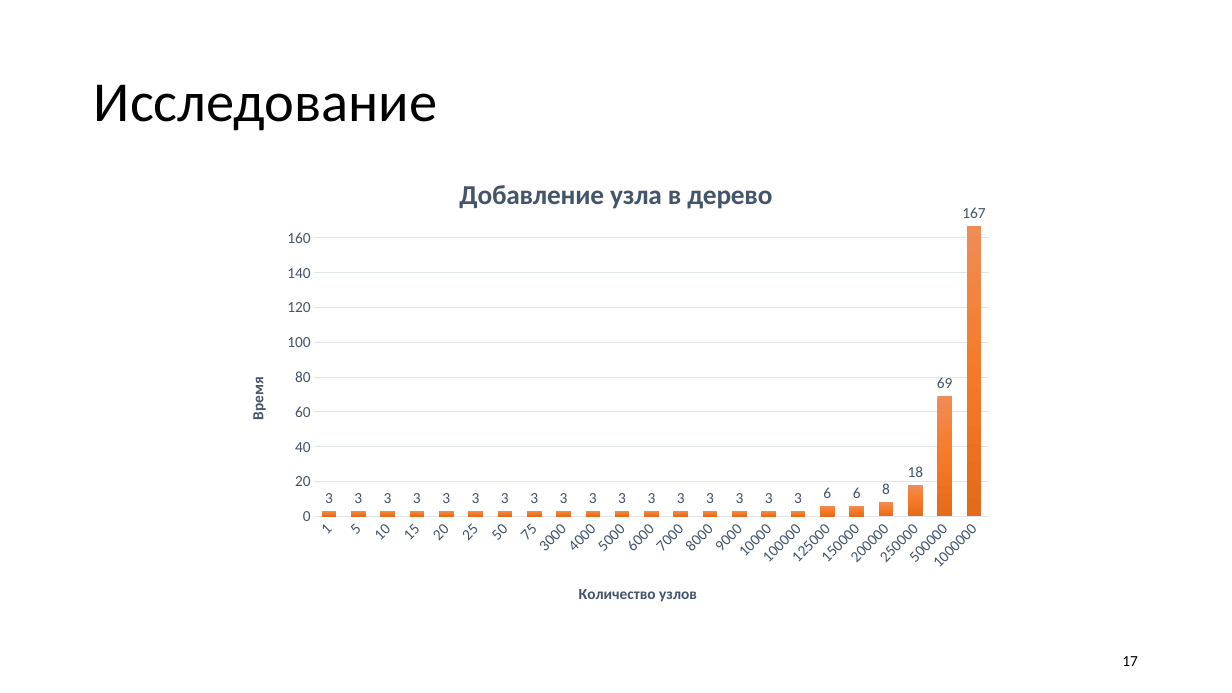
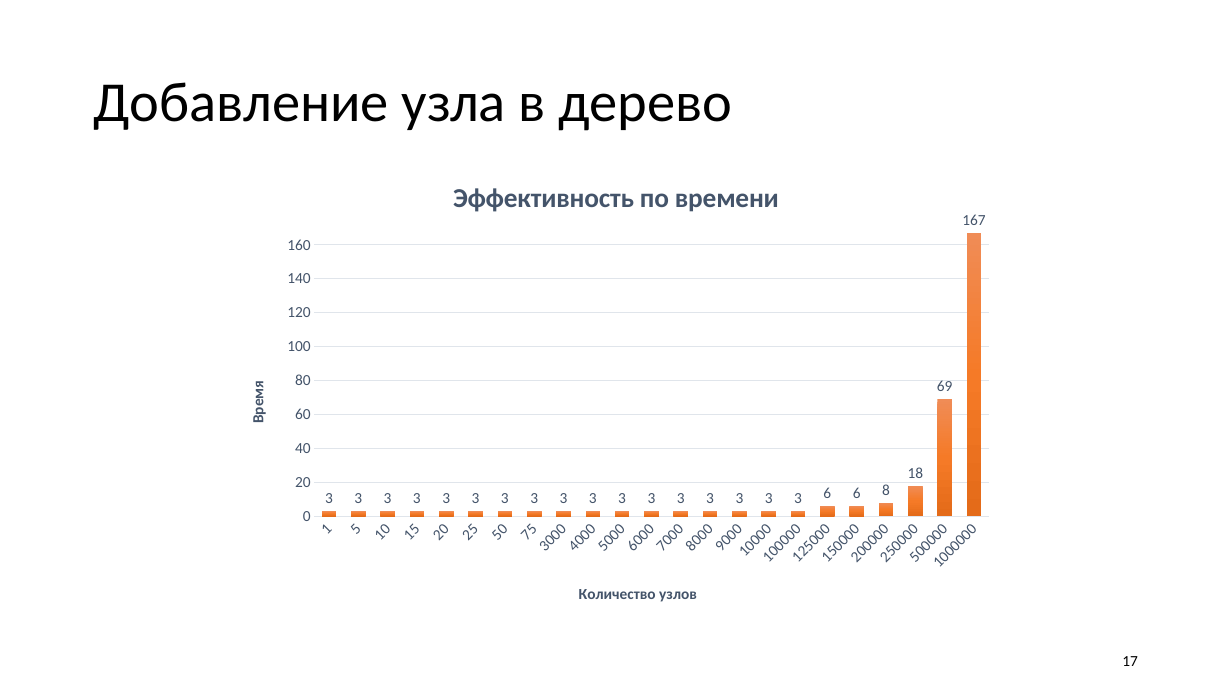
Before and after one commit to nikitachurganov/Interval-Tree, a slide deck: slide 17 of АиСД дерево.pptx. Drawn at 1232x693 pixels with LibreOffice and Linux fonts; fonts in the diff are those of the drawing. Boxes give left, top, right and bottom in pixels: in the first picture for what was removed or moved away, otherwise in the second. Text is boxed around its words. In the diff, an @@ line names an element or a change of style, - is before the commit and + after.

```diff
--- a/АиСД дерево.pptx
+++ b/АиСД дерево.pptx
@@ title at (94,82,733,131): text changed @@
-Исследование
+Добавление узла в дерево
@@ column chart at (228,159,1005,624) @@
@@ title "Добавление узла в дерево " to "Эффективность по времени " @@
```
Also in this commit, not shown: 3 other slides changed.
